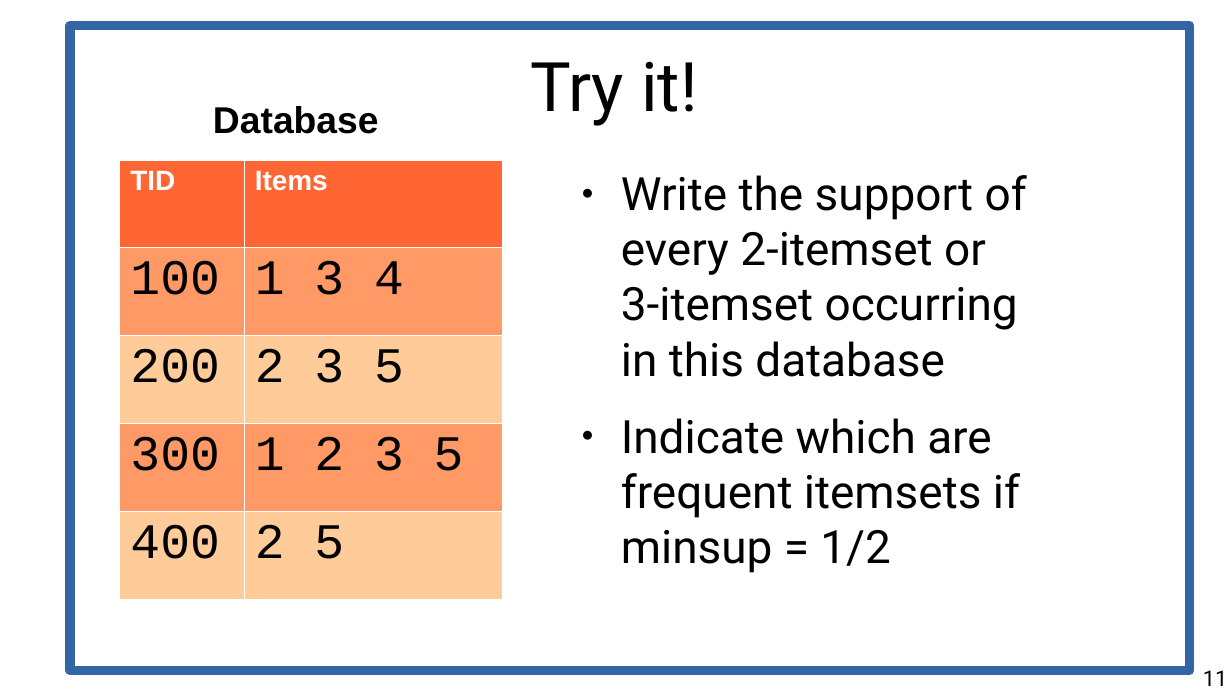
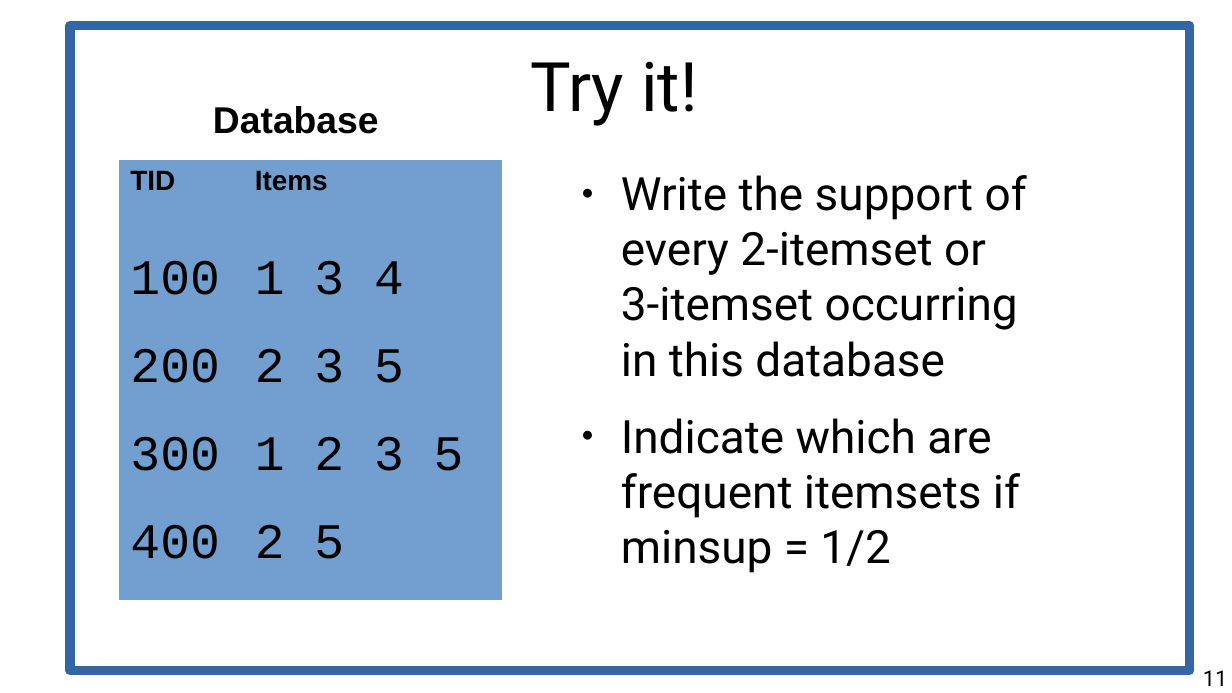
Before and after one commit to chatox/data-mining-course, a slide deck: slide 11 of theory/tt05_itemsets.odp. Drawn at 1232x693 pixels with LibreOffice and Linux fonts; fonts in the diff are those of the drawing. Boxes give left, top, right and bottom in pixels: in the first picture for what was removed or moved away, otherwise in the second. Text is boxed around its words. In the diff, an @@ line names an element or a change of style, - is before the commit and + after.

```diff
--- a/theory/tt05_itemsets.odp
+++ b/theory/tt05_itemsets.odp
@@ table at (120, 160, 502, 600) @@
@@ fill #FF6633 to #729FCF in row 1 @@
@@ fill #FF9966 to #729FCF in 4 cells @@
@@ fill #FFCC99 to #729FCF in 4 cells @@
@@ text colour #FFFFFF to #000000 in "TID", "Items" @@
@@ borders changed @@
```
Also in this commit, not shown: 14 other slides changed, 1 slide added, 39 slides removed, 1 other file.
